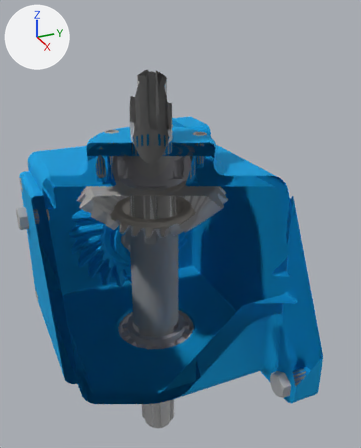
Before and after pictures for a commit that changed the glTF model src/models/razrez.gltf.
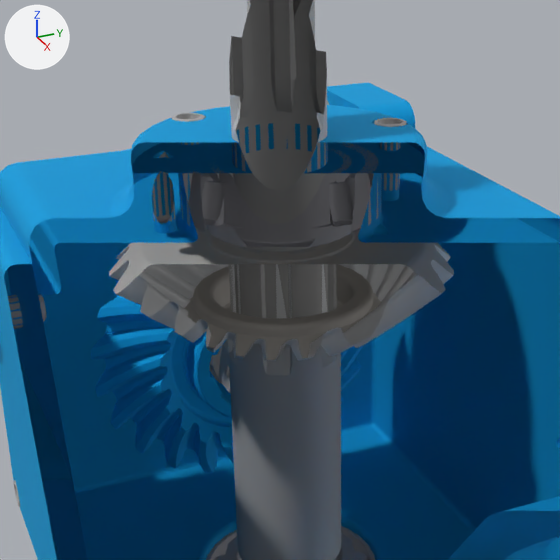
Each version is shown whole from a camera (50 mm lens) standing at (384.0, -238.0, 219.0) and looking at (-49.0, -43.0, 2.0), then close up on the part from 8% to 76% of the width and 18% to 73% of the height. Arrows for +X, +Y and +Z are at upper left; the lights stay in place. Everything nearer to the camera than a plane just in front of the edit is cut away. Where no turn or scale is listed for an object, it has been applied to the vertices. Vertices at the same position are counted once.

Objects in the first close-up: 'Оболочка', 'Оболочка.002', 'Оболочка.005', 'Оболочка.006', 'Оболочка.008', 'Оболочка.009', 'Оболочка.024', 'Оболочка.048', 'Оболочка.050', 'Оболочка.056', 'Оболочка.065', 'Оболочка.066'.
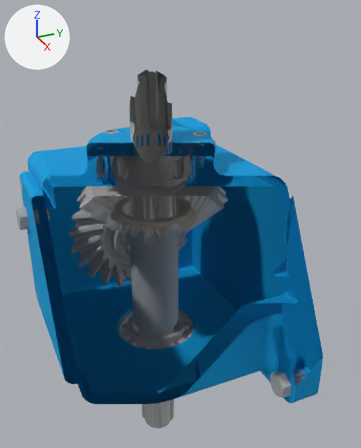
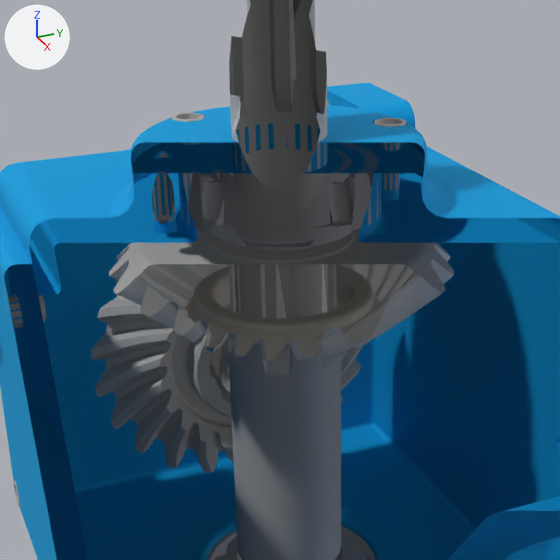
Diff of the bpy script that builds the scene:
```diff
--- a/src/models/razrez.gltf.py
+++ b/src/models/razrez.gltf.py
@@ me_mesh_6 @@
 me_mesh_6.from_pydata(...)  # 3074 vertices, 6148 faces; spans x -216.7..-181.7, y 78.7..209.2, z 198.4..329.4
 # used by ob_оболочка_006; location = (145.4, -235.5, -263.9)
+# me_mesh_6 part 1: 6148 faces centred in x -216.7..-181.7, y 79.3..208.6, z 199.3..328.4 are repainted in the vertex colours; the middle colour goes from cyan #00bbff to light grey #c5c5c5
 me_mesh_6.materials.append(mat_material_6)
```

Boxes [x1, y1, x2, y2] around the edits, measured in the close-ups (560 x 560 px):
part 1 of me_mesh_6, recoloured: [91, 279, 363, 473] in both
